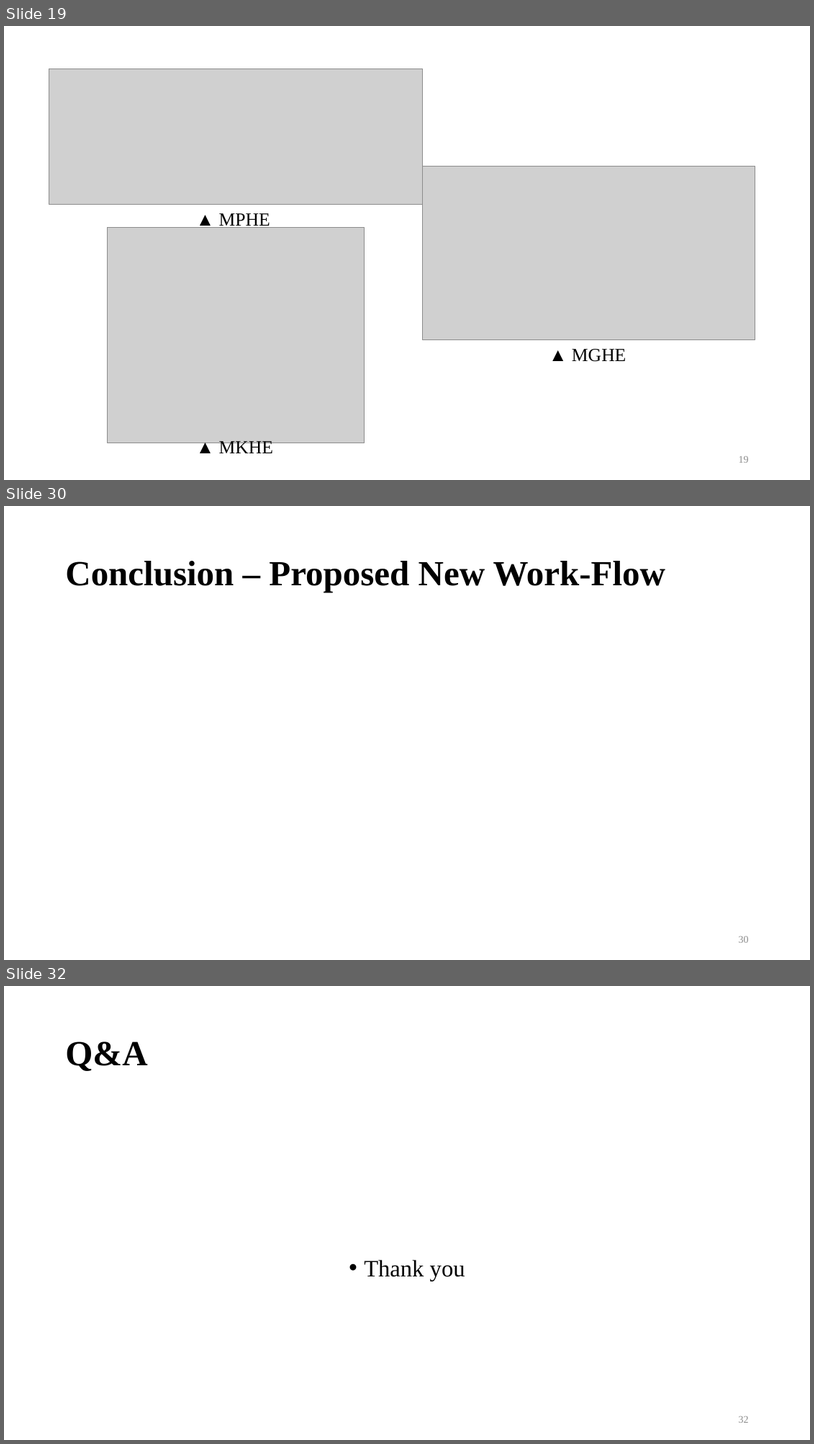
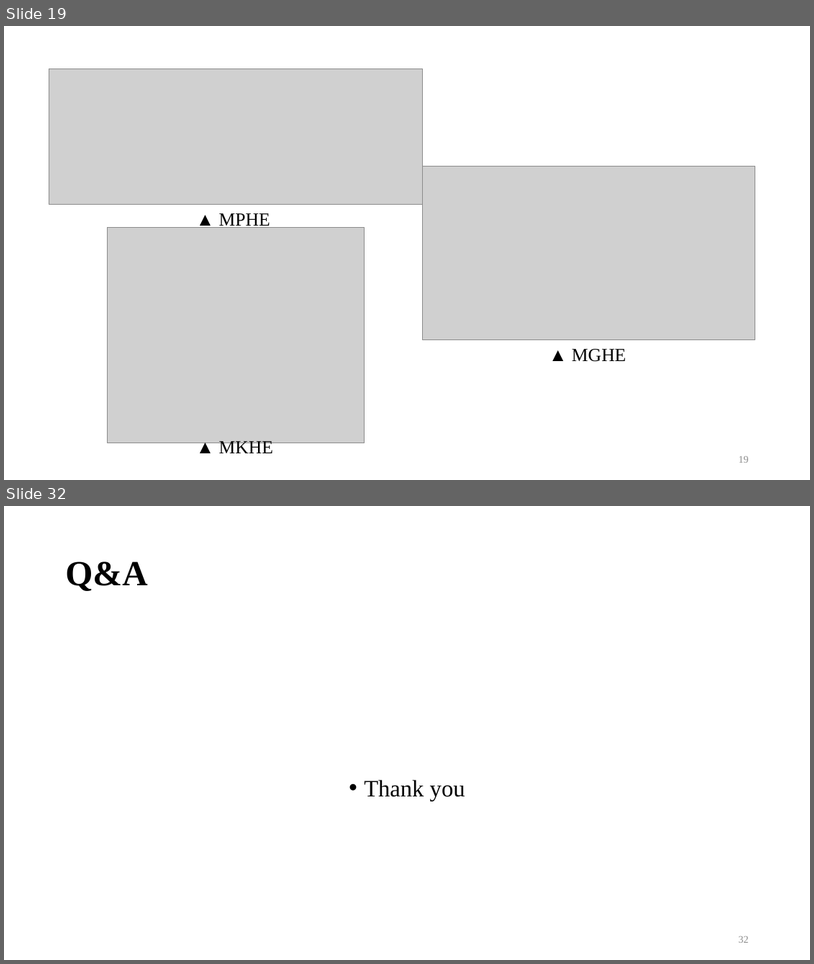
Before and after one commit to bernie6401/NTU_CNS, a slide deck: Final Project/Final Project.pptx. Shown one above the other, each under a label of ours: slides 19, 30 and 32 before the commit, slides 19 and 32 after it; the slides between them are not shown. The pictures are 814x1444 and 814x964 pixels, drawn with LibreOffice and Linux fonts; fonts in the diff are those of the drawing; grey boxes stand for pictures; background and template pictures are left out. Boxes give left, top, right and bottom in pixels: in the first picture for what was removed or moved away, otherwise in the second. Text is boxed around its words. In the diff, an @@ line names an element or a change of style, - is before the commit and + after.

```diff
--- a/Final Project/Final Project.pptx
+++ b/Final Project/Final Project.pptx
@@ slide 30 removed at [4,506,810,960], background #FFFFFF @@
@@ title removed at [65,561,666,592] @@
-Conclusion – Proposed New Work-Flow
@@ page number removed at [739,936,749,942] @@
-30
```
Also in this commit, not shown: 9 slides changed, 6 slides added, 5 other slides removed, 1 other file.
